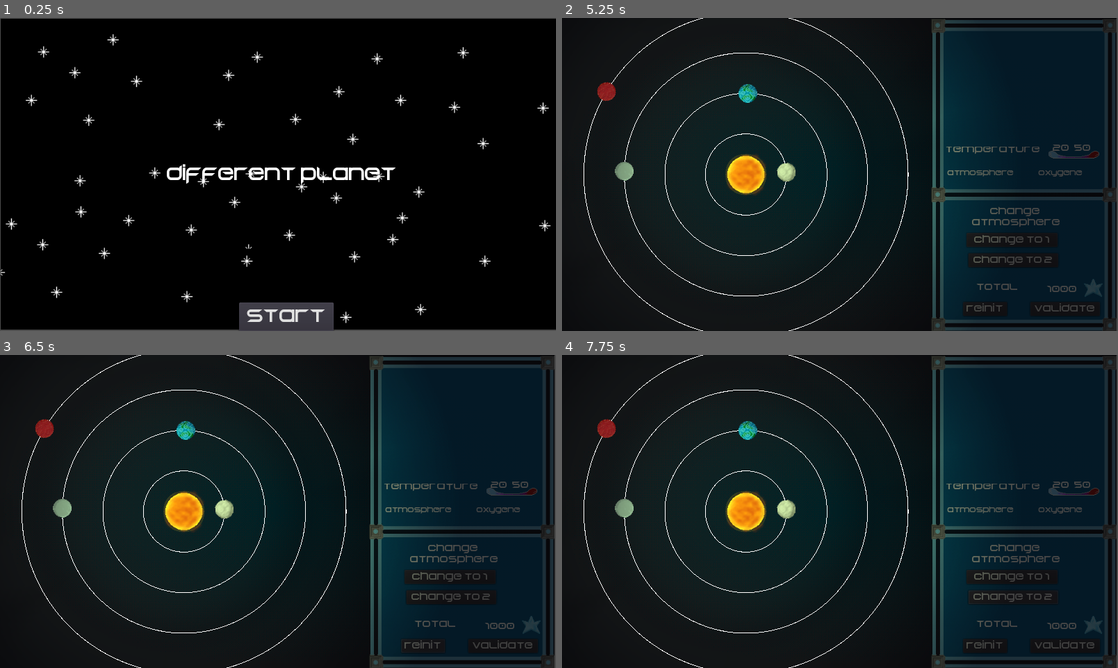
Above: before the commit, frames 1-4 (two rows, left to right).
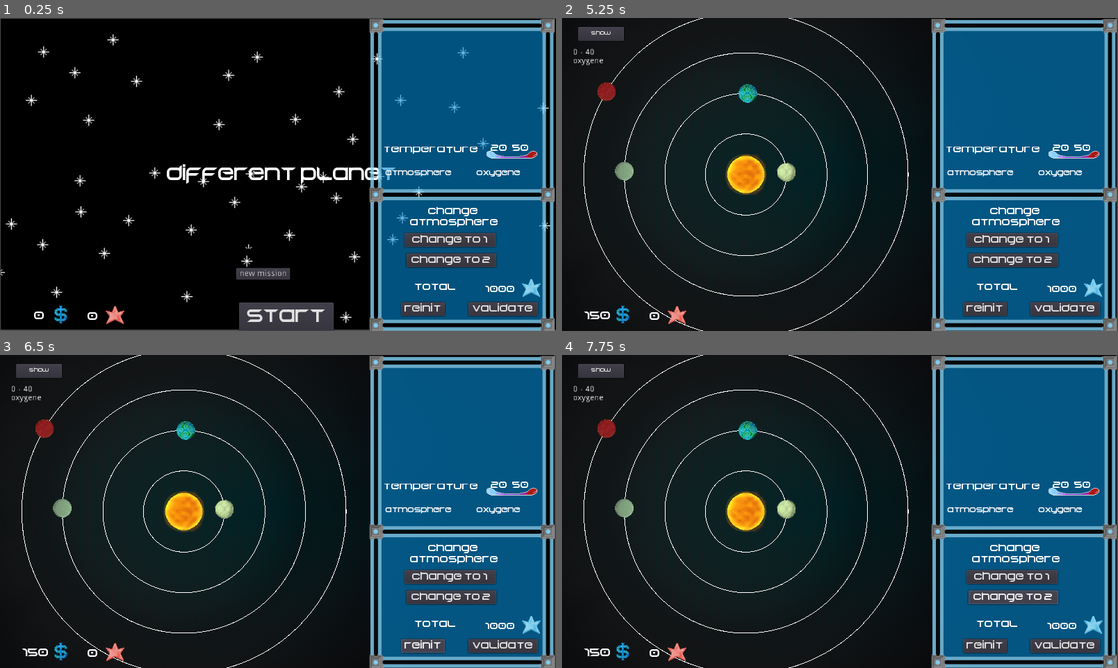
Above: after the commit, the same moments.

Repository: RyanHerb/-jubilant-octo-robot
Game: Godot game, scene res://Main.tscn
The game is run twice, just before and just after one commit, with the same random seed, the same clock (stepped at 60 frames per second) and the same inputs.
Inputs:
- Up to frame 1 (0.25 s): no input
- Up to frame 2 (5.25 s): click "start" at 0.5 s; click "next" at 1.25 s; click "new mission" at 2 s; click "accepter" at 2.75 s; click "show" at 3.5 s; click "hide" at 4.25 s; click "System" at 5 s
- Up to frame 3 (6.5 s): click "reinit" at 5.75 s
- Up to frame 4 (7.75 s): click "change to 1" at 6.5 s; click "change to 2" at 7.25 s

The runs differ from the first frame. In frame 1, 31% of the frame differs, in the area x 6-100%, y 0-100%; in frame 2, 31%, in the area x 2-100%, y 0-100%; in frame 3, 31%; in frame 4, 31%.
Error after the commit: Attempt to call function 'show' in base 'null instance' on a null instance. (res://Main.gd:49)

Commit message:
add HUDLayer for HUDs

Diff:
--- a/Main.gd
+++ b/Main.gd
@@ -14,10 +14,10 @@
 	add_child(mission)
 	mission.connect("mission_accepte", $Office, "mission_validated")
 	$Office.new_mission()
-	$Office/HUDOffice.connect("see_missionIntro", mission, "show_intro_mission")
-	$Office/HUDOffice.connect("see_mission", mission, "show_text_mission")
-	$Office/HUDOffice.connect("see_system", self, "go_to_system")
-	$System/HUDSystem.connect("mission_finished", self, "go_to_office")
+	$Office/HUDLayer/HUDOffice.connect("see_missionIntro", mission, "show_intro_mission")
+	$Office/HUDLayer/HUDOffice.connect("see_mission", mission, "show_text_mission")
+	$Office/HUDLayer/HUDOffice.connect("see_system", self, "go_to_system")
+	$System/HUDLayer/HUDSystem.connect("mission_finished", self, "go_to_office")
 	yield($EntreMissions, "timeout")
 	$EntreMissions.stop()
 	mission.queue_free()
@@ -26,7 +26,7 @@
 	add_child(mission)
 	mission.connect("mission_accepte", $Office, "mission_validated")
 	$Office.new_mission()
-	$Office/HUDOffice.connect("see_missionIntro", mission, "show_intro_mission")
+	$Office/HUDLayer/HUDOffice.connect("see_missionIntro", mission, "show_intro_mission")
 	yield($EntreMissions, "timeout")
 	$EntreMissions.stop()
 	mission.queue_free()
@@ -35,7 +35,7 @@
 	add_child(mission)
 	mission.connect("mission_accepte", $Office, "mission_validated")
 	$Office.new_mission()
-	$Office/HUDOffice.connect("see_missionIntro", mission, "show_intro_mission")
+	$Office/HUDLayer/HUDOffice.connect("see_missionIntro", mission, "show_intro_mission")
 	yield($EntreMissions, "timeout")
 	$EntreMissions.stop()
 	mission.queue_free()
--- a/Office.gd
+++ b/Office.gd
@@ -8,21 +8,19 @@
 	pass # Replace with function body.
 
 func enter_office():
-	$HUDOffice.start_game()
+	$HUDLayer/HUDOffice.start_game()
 
 func init_HUD():
-	$HUDOffice.hide_all()
+	$HUDLayer/HUDOffice.hide_all()
 
 func new_mission():
-	$HUDOffice.new_mission()
+	$HUDLayer/HUDOffice.new_mission()
 
 func start_game():
-	$HUDOffice.start_game()
+	$HUDLayer/HUDOffice.start_game()
 
 func mission_validated(mission):
-	$HUDOffice.mission_validated(mission)
-
-
+	$HUDLayer/HUDOffice.mission_validated(mission)
 
 func _on_HUDOffice_see_missionIntro():
 	emit_signal("see_missionIntro")
--- a/Office.tscn
+++ b/Office.tscn
@@ -18,7 +18,10 @@
 texture = ExtResource( 3 )
 centered = false
 
-[node name="HUDOffice" parent="." instance=ExtResource( 1 )]
-[connection signal="see_mission" from="HUDOffice" to="." method="_on_HUDOffice_see_mission"]
-[connection signal="see_missionIntro" from="HUDOffice" to="." method="_on_HUDOffice_see_missionIntro"]
-[connection signal="see_system" from="HUDOffice" to="." method="_on_HUDOffice_see_system"]
+
+[node name="HUDLayer" type="CanvasLayer" parent="."]
+
+[node name="HUDOffice" parent="HUDLayer" instance=ExtResource( 1 )]
+[connection signal="see_mission" from="HUDLayer/HUDOffice" to="." method="_on_HUDOffice_see_mission"]
+[connection signal="see_missionIntro" from="HUDLayer/HUDOffice" to="." method="_on_HUDOffice_see_missionIntro"]
+[connection signal="see_system" from="HUDLayer/HUDOffice" to="." method="_on_HUDOffice_see_system"]
--- a/System.tscn
+++ b/System.tscn
@@ -47,4 +47,7 @@
 "_edit_use_anchors_": false
 }
 
-[node name="HUDSystem" parent="." instance=ExtResource( 6 )]
+[node name="HUDLayer" type="CanvasLayer" parent="."]
+
+[node name="HUDSystem" parent="HUDLayer" instance=ExtResource( 6 )]
+position = Vector2( -2.38111, -7.62939e-06 )
